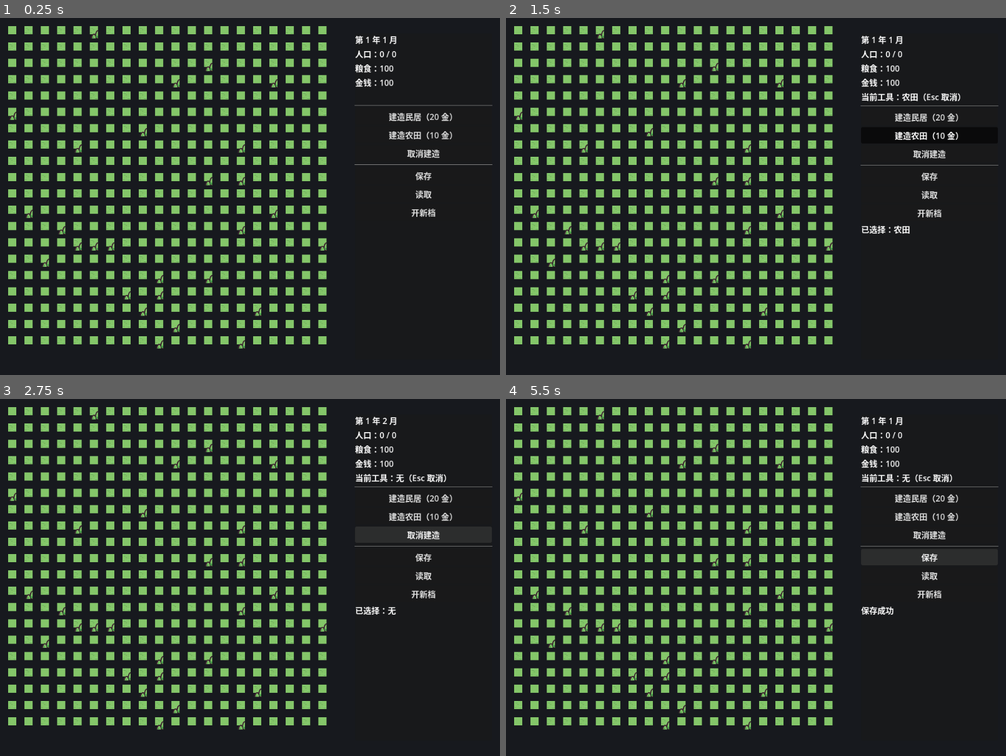
Above: before the commit, frames 1-4 (two rows, left to right).
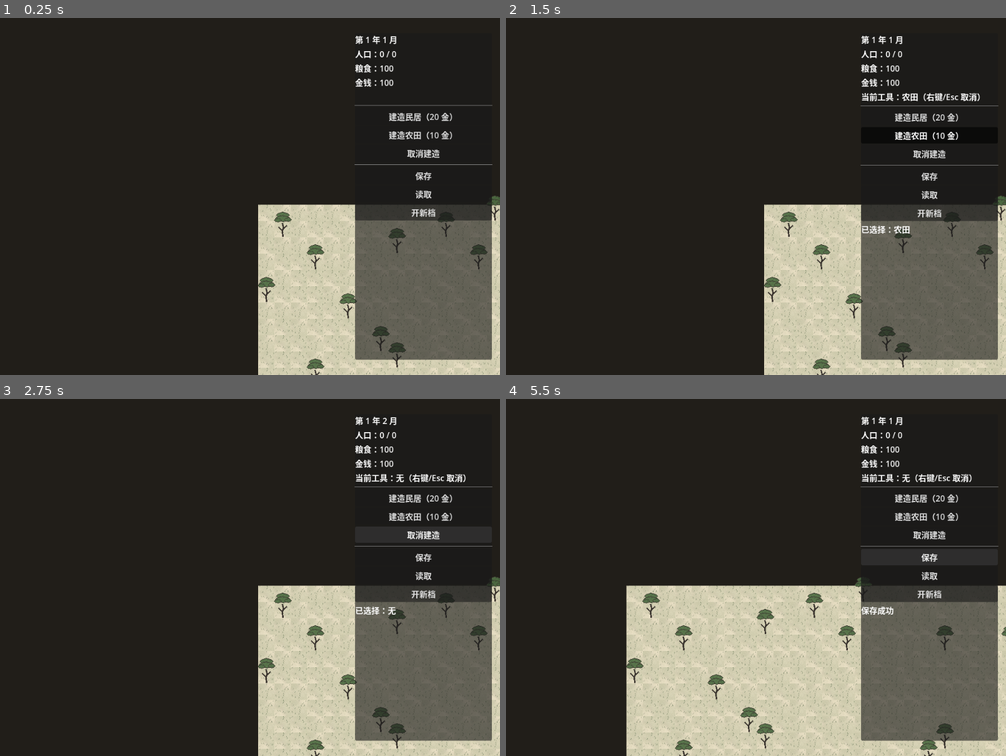
Above: after the commit, the same moments.

Repository: kreator666/tiny
Game: Godot game, scene res://scenes/main.tscn
Same seed, same stepped clock (60 frames per second), same inputs: the game is played once before the commit and once after it.
Inputs (mouse positions are in pixels of both pictures, inside the frame that each line leads up to):
- Up to frame 1 (0.25 s): no input
- Up to frame 2 (1.5 s): click "建造民居（20 金）" at 0.5 s; click "建造农田（10 金）" at 1.25 s
- Up to frame 3 (2.75 s): click "取消建造" at 2 s
- Up to frame 4 (5.5 s): click "保存" at 2.75 s; click "读取" at 3.5 s; click "开新档" at 4.25 s; tap Enter at 5 s; move the mouse to (866, 559) at 5.02 s; hold Right from 5.03 s (still down); click (866, 559) at 5.17 s

The runs differ from the first frame. In frame 1, 38% of the frame differs, in the area x 1-100%, y 2-100%; in frame 2, 38%; in frame 3, 38%; in frame 4, 48%.

Commit message:
工笔画风视觉重构 + 大地图相机系统
- 程序化生成宣纸底/宋式民居/农田/松树贴图（tools/gen_gongbi_assets.py，PIL 绘制，可重复生成）
- 移除 Kenney 像素素材
- 地图扩大至 40x30
- 新增相机：滚轮以鼠标为中心缩放(0.4x-3x)、中键拖拽平移、WASD/方向键平移、右键取消建造
- 窗口缩放自适应：可视区域底色随相机和窗口尺寸绘制

Diff:
--- a/data/buildings.json
+++ b/data/buildings.json
@@ -3,16 +3,14 @@
 		"name": "民居",
 		"cost_gold": 20,
 		"pop_capacity": 8,
-		"sheet": "town",
-		"quad": [48, 49, 60, 61],
+		"texture": "house.png",
 		"desc": "提供人口上限"
 	},
 	"farm": {
 		"name": "农田",
 		"cost_gold": 10,
 		"grain_per_month": 4,
-		"sheet": "farm",
-		"quad": [28, 29, 40, 41],
+		"texture": "farm.png",
 		"desc": "每月产出粮食"
 	}
 }
--- a/scripts/main.gd
+++ b/scripts/main.gd
@@ -1,29 +1,29 @@
 extends Node2D
 ## 游戏主逻辑：网格地图、建筑放置、月份推演、HUD。
 ## 时间流速：每 2 秒 = 1 个月。
-## 视觉：Kenney Tiny Town / Tiny Farm（CC0 协议，见 assets/KENNEY_LICENSE.txt）
-
-const GRID_W := 20
-const GRID_H := 20
+## 视觉：程序化生成工笔画风素材（tools/gen_gongbi_assets.py，宣纸底/宋式建筑）。
+## 相机：滚轮缩放（以鼠标为中心）、中键拖拽平移、方向键/WASD 平移、右键取消建造
+
+const GRID_W := 40
+const GRID_H := 30
 const CELL := 32
 const MAP_ORIGIN := Vector2(16, 16)
 const MONTH_SECONDS := 2.0
 
-# 素材表参数：16px  tiles，每行 12 个
-const SHEET_COLS := 12
-const SRC := 16
-
-const TOWN_SHEET: Texture2D = preload("res://assets/tiles/town_packed.png")
-const FARM_SHEET: Texture2D = preload("res://assets/tiles/farm_packed.png")
-
-const GRASS_TILES := [0, 1]  # 草地块（town 表 row0 col0-1）
-const TREE_TILE := 6  # 小松树（town 表 row0 col6）
+const ZOOM_MIN := 0.4
+const ZOOM_MAX := 3.0
+const ZOOM_STEP := 1.15
+const PAN_SPEED := 600.0  # 像素/秒（按缩放比例换算）
+
+const GROUND_0: Texture2D = preload("res://assets/gongbi/ground_0.png")
+const GROUND_1: Texture2D = preload("res://assets/gongbi/ground_1.png")
+const TREE_TEX: Texture2D = preload("res://assets/gongbi/tree.png")
 
 # ---------- 状态 ----------
 
-var building_defs: Dictionary = {}
+var building_defs: Dictionary = {}  # 加载时缓存贴图到每个 def 的 "tex" 字段
 var buildings: Dictionary = {}  # Vector2i 坐标 -> 建筑类型(String)
-var grass: Dictionary = {}  # Vector2i 坐标 -> 草地块变体索引
+var grass: Dictionary = {}  # Vector2i 坐标 -> 草地块变体索引(0/1)
 var trees: Dictionary = {}  # Vector2i 坐标 -> true
 
 var population := 0
@@ -38,6 +38,9 @@
 var message := ""
 
 var _elapsed := 0.0
+var _dragging := false  # 中键拖拽平移中
+
+var _camera: Camera2D
 
 # HUD 节点引用（在 _build_hud 中创建）
 var _pop_label: Label
@@ -50,6 +53,8 @@
 
 
 func _ready() -> void:
+	_camera = Camera2D.new()
+	add_child(_camera)
 	_load_building_defs()
 	_generate_terrain()
 	_build_hud()
@@ -63,6 +68,9 @@
 	var parsed: Variant = JSON.parse_string(file.get_as_text())
 	assert(typeof(parsed) == TYPE_DICTIONARY, "buildings.json 格式错误")
 	building_defs = parsed
+	for type: String in building_defs:
+		var def: Dictionary = building_defs[type]
+		def["tex"] = load("res://assets/gongbi/" + def["texture"])
 
 
 func _generate_terrain() -> void:
@@ -72,7 +80,7 @@
 	for x in GRID_W:
 		for y in GRID_H:
 			var cell := Vector2i(x, y)
-			grass[cell] = GRASS_TILES[rng.randi_range(0, GRASS_TILES.size() - 1)]
+			grass[cell] = rng.randi_range(0, 1)
 			if rng.randf() < 0.05:
 				trees[cell] = true
 
@@ -82,11 +90,38 @@
 func _unhandled_input(event: InputEvent) -> void:
 	if event is InputEventKey and event.pressed and event.keycode == KEY_ESCAPE:
 		_on_tool_selected("")
+	elif event is InputEventMouseButton:
+		match event.button_index:
+			MOUSE_BUTTON_WHEEL_UP:
+				if event.pressed:
+					_zoom_at_mouse(1.0 / ZOOM_STEP)
+			MOUSE_BUTTON_WHEEL_DOWN:
+				if event.pressed:
+					_zoom_at_mouse(ZOOM_STEP)
+			MOUSE_BUTTON_MIDDLE:
+				_dragging = event.pressed
+			MOUSE_BUTTON_RIGHT:
+				if event.pressed:
+					_on_tool_selected("")
+			MOUSE_BUTTON_LEFT:
+				if event.pressed:
+					_try_place(_screen_to_cell(get_global_mouse_position()))
 	elif event is InputEventMouseMotion:
+		if _dragging:
+			_camera.position -= event.relative / _camera.zoom.x
 		hover_cell = _screen_to_cell(get_global_mouse_position())
 		queue_redraw()
-	elif event is InputEventMouseButton and event.pressed and event.button_index == MOUSE_BUTTON_LEFT:
-		_try_place(_screen_to_cell(get_global_mouse_position()))
+
+
+func _zoom_at_mouse(factor: float) -> void:
+	var new_zoom := (_camera.zoom * factor).clampf(ZOOM_MIN, ZOOM_MAX)
+	if new_zoom.is_equal_approx(_camera.zoom):
+		return
+	var mouse := get_global_mouse_position()
+	# 保持鼠标下的世界点不动
+	_camera.position += (mouse - _camera.position) * (1.0 - _camera.zoom.x / new_zoom.x)
+	_camera.zoom = new_zoom
+	queue_redraw()
 
 
 func _screen_to_cell(pos: Vector2) -> Vector2i:
@@ -129,6 +164,20 @@
 	if _elapsed >= MONTH_SECONDS:
 		_elapsed = 0.0
 		_advance_month()
+
+	# 方向键 / WASD 平移
+	var dir := Vector2.ZERO
+	if Input.is_key_pressed(KEY_LEFT) or Input.is_key_pressed(KEY_A):
+		dir.x -= 1
+	if Input.is_key_pressed(KEY_RIGHT) or Input.is_key_pressed(KEY_D):
+		dir.x += 1
+	if Input.is_key_pressed(KEY_UP) or Input.is_key_pressed(KEY_W):
+		dir.y -= 1
+	if Input.is_key_pressed(KEY_DOWN) or Input.is_key_pressed(KEY_S):
+		dir.y += 1
+	if dir != Vector2.ZERO:
+		_camera.position += dir.normalized() * PAN_SPEED * delta / _camera.zoom.x
+		queue_redraw()
 
 
 func _advance_month() -> void:
@@ -305,7 +354,7 @@
 		_tool_buttons[tool].set_pressed_no_signal(tool == type)
 	var building_name: String = building_defs[type]["name"] if not type.is_empty() else "无"
 	if _tool_label:
-		_tool_label.text = "当前工具：%s（Esc 取消）" % building_name
+		_tool_label.text = "当前工具：%s（右键/Esc 取消）" % building_name
 	_show_message("已选择：%s" % building_name)
 
 
@@ -324,43 +373,31 @@
 
 # ---------- 绘制 ----------
 
-func _sheet_texture(sheet: String) -> Texture2D:
-	return TOWN_SHEET if sheet == "town" else FARM_SHEET
-
-
-func _draw_sheet_tile(tex: Texture2D, idx: int, dest: Vector2, alpha: float = 1.0) -> void:
-	var src := Rect2((idx % SHEET_COLS) * SRC, (idx / SHEET_COLS) * SRC, SRC, SRC)
-	draw_texture_rect_region(tex, Rect2(dest, Vector2(SRC, SRC)), src, Color(1, 1, 1, alpha))
-
-
-func _draw_building(type: String, origin: Vector2, alpha: float = 1.0) -> void:
-	var def: Dictionary = building_defs[type]
-	var tex := _sheet_texture(def["sheet"])
-	var quad: Array = def["quad"]
-	for i in 4:
-		_draw_sheet_tile(tex, int(quad[i]), origin + Vector2(i % 2, i / 2) * SRC, alpha)
-
-
 func _draw() -> void:
-	# 地图外底色
-	draw_rect(Rect2(Vector2.ZERO, Vector2(980, 700)), Color(0.09, 0.10, 0.12))
+	# 地图外底色：覆盖整个可视区域（随相机/窗口变化）
+	var world_size := get_viewport_rect().size / _camera.zoom
+	var top_left := _camera.get_screen_center_position() - world_size / 2
+	draw_rect(Rect2(top_left, world_size), Color(0.13, 0.12, 0.10))
 
 	# 草地地形
 	for cell: Vector2i in grass:
-		_draw_sheet_tile(TOWN_SHEET, grass[cell], MAP_ORIGIN + Vector2(cell) * CELL)
-
-	# 树木装饰
+		var ground := GROUND_0 if grass[cell] == 0 else GROUND_1
+		draw_texture(ground, MAP_ORIGIN + Vector2(cell) * CELL)
+
+	# 松树（比格子高，向上伸出；透明底贴图）
 	for cell: Vector2i in trees:
-		_draw_sheet_tile(TOWN_SHEET, TREE_TILE, MAP_ORIGIN + Vector2(cell) * CELL + Vector2(0, 8))
+		draw_texture(TREE_TEX, MAP_ORIGIN + Vector2(cell) * CELL + Vector2(-4, -24))
 
 	# 建筑
 	for cell: Vector2i in buildings:
-		_draw_building(buildings[cell], MAP_ORIGIN + Vector2(cell) * CELL)
+		var def: Dictionary = building_defs[buildings[cell]]
+		draw_texture(def["tex"], MAP_ORIGIN + Vector2(cell) * CELL)
 
 	# 悬停预览：半透明影子 + 可建造性着色
 	if _in_bounds(hover_cell) and not selected_tool.is_empty():
 		var valid := not buildings.has(hover_cell) and not trees.has(hover_cell)
 		var origin := MAP_ORIGIN + Vector2(hover_cell) * CELL
-		_draw_building(selected_tool, origin, 0.6)
+		var ghost: Texture2D = building_defs[selected_tool]["tex"]
+		draw_texture(ghost, origin, Color(1, 1, 1, 0.6))
 		var tint := Color(0.4, 0.9, 0.4, 0.25) if valid else Color(0.9, 0.3, 0.3, 0.35)
 		draw_rect(Rect2(origin, Vector2(CELL, CELL)), tint, true)
Not shown, removed: assets/KENNEY_LICENSE.txt
Binary file added: assets/gongbi/farm.png
Not shown, changed: assets/gongbi/farm.png.import
Binary file added: assets/gongbi/ground_0.png
Not shown, added: assets/gongbi/ground_0.png.import
Binary file added: assets/gongbi/ground_1.png
Not shown, changed: assets/gongbi/ground_1.png.import
Binary file added: assets/gongbi/house.png
Not shown, added: assets/gongbi/house.png.import
Binary file added: assets/gongbi/tree.png
Not shown, added: assets/gongbi/tree.png.import
Binary file removed: assets/tiles/farm_packed.png
(and 2 more such lines)
